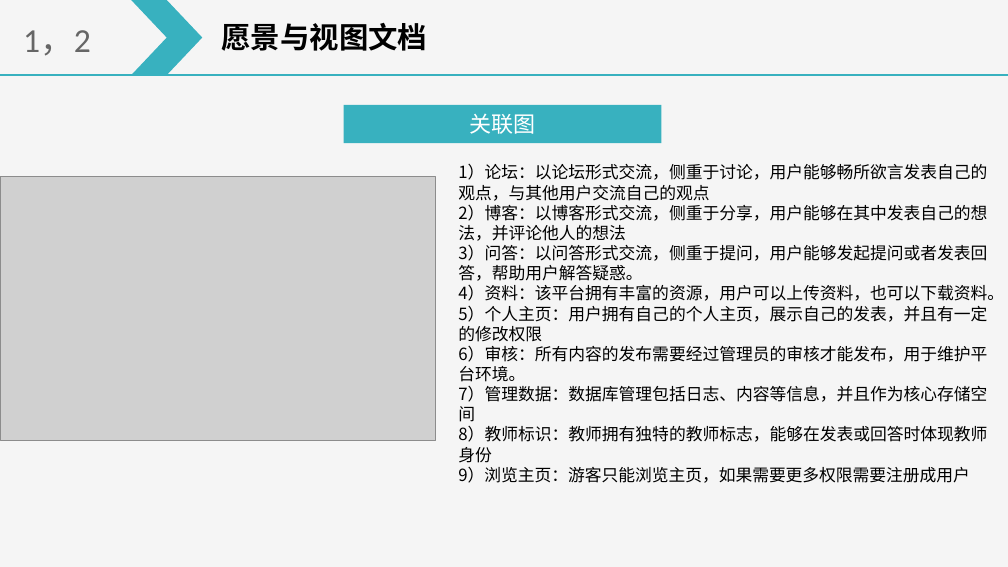
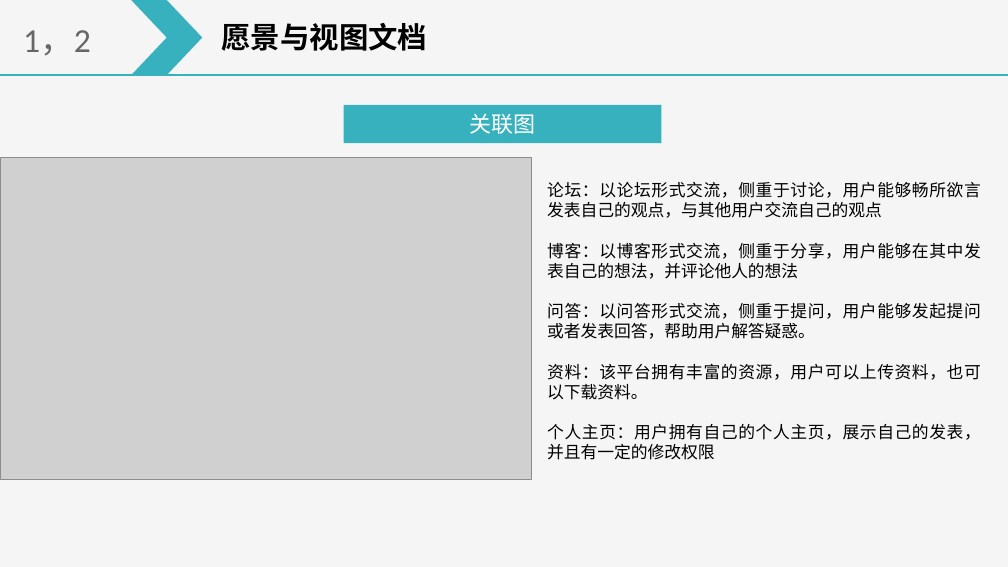
Before and after one commit to on6nx/requirement, a slide deck: slide 4 of 3.requirement/SRS软件需求说明汇报.pptx. Drawn at 1008x567 pixels with LibreOffice and Linux fonts; fonts in the diff are those of the drawing; grey boxes stand for pictures. Boxes give left, top, right and bottom in pixels: in the first picture for what was removed or moved away, otherwise in the second. Text is boxed around its words. In the diff, an @@ line names an element or a change of style, - is before the commit and + after.

```diff
--- a/3.requirement/SRS软件需求说明汇报.pptx
+++ b/3.requirement/SRS软件需求说明汇报.pptx
@@ picture: place and size @@
-picture at <box>0,176,436,441</box>
+picture at <box>0,157,532,480</box>
@@ text at <box>547,182,981,460</box>: text changed @@
-1）论坛：以论坛形式交流，侧重于讨论，用户能够畅所欲言发表自己的观点，与其他用户交流自己的观点
-2）博客：以博客形式交流，侧重于分享，用户能够在其中发表自己的想法，并评论他人的想法
-3）问答：以问答形式交流，侧重于提问，用户能够发起提问或者发表回答，帮助用户解答疑惑。
-4）资料：该平台拥有丰富的资源，用户可以上传资料，也可以下载资料。
-5）个人主页：用户拥有自己的个人主页，展示自己的发表，并且有一定的修改权限
-6）审核：所有内容的发布需要经过管理员的审核才能发布，用于维护平台环境。
-7）管理数据：数据库管理包括日志、内容等信息，并且作为核心存储空间
-8）教师标识：教师拥有独特的教师标志，能够在发表或回答时体现教师身份
-9）浏览主页：游客只能浏览主页，如果需要更多权限需要注册成用户
+论坛：以论坛形式交流，侧重于讨论，用户能够畅所欲言发表自己的观点，与其他用户交流自己的观点
+博客：以博客形式交流，侧重于分享，用户能够在其中发表自己的想法，并评论他人的想法
+问答：以问答形式交流，侧重于提问，用户能够发起提问或者发表回答，帮助用户解答疑惑。
+资料：该平台拥有丰富的资源，用户可以上传资料，也可以下载资料。
+个人主页：用户拥有自己的个人主页，展示自己的发表，并且有一定的修改权限
```
Also in this commit, not shown: 1 other slide changed, 1 slide added, 13 other files.
